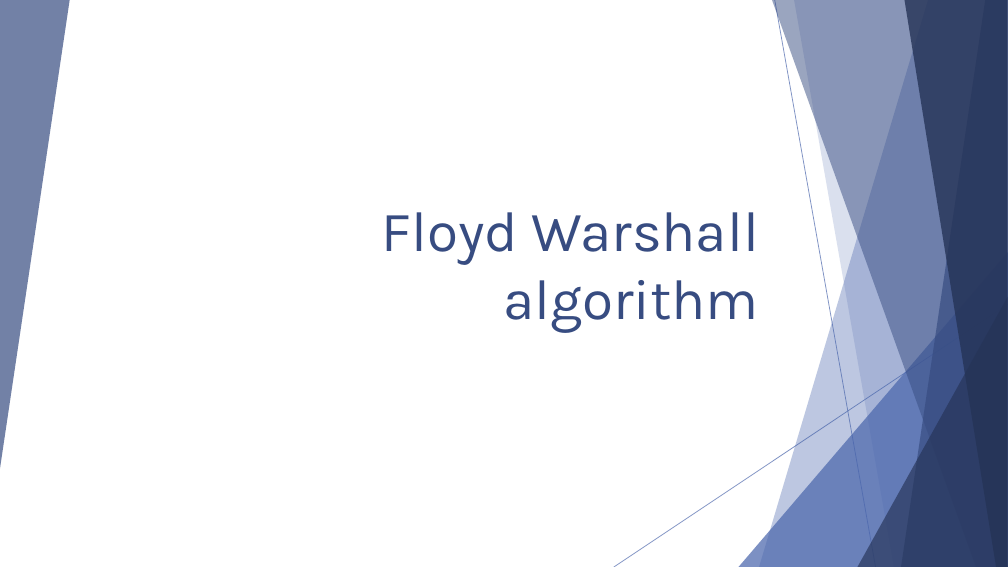
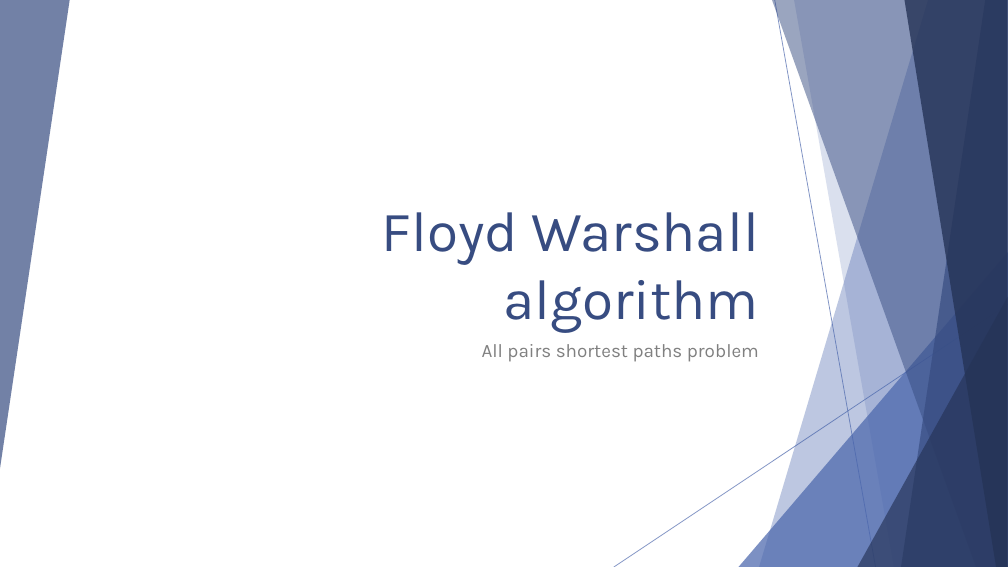
Before and after one commit to polyanos/INFDEV01-6A, a slide deck: slide 13 of Slides/Week 6 - Dynamic Programming, Floyd Warshall.pptx. Drawn at 1008x567 pixels with LibreOffice and Linux fonts; fonts in the diff are those of the drawing. Boxes give left, top, right and bottom in pixels: in the first picture for what was removed or moved away, otherwise in the second. Text is boxed around its words. In the diff, an @@ line names an element or a change of style, - is before the commit and + after.

```diff
--- a/Slides/Week 6 - Dynamic Programming, Floyd Warshall.pptx
+++ b/Slides/Week 6 - Dynamic Programming, Floyd Warshall.pptx
@@ subtitle added at (482,344,759,362), 18 pt, text #808080 @@
+All pairs shortest paths problem
```
Also in this commit, not shown: 18 slides added, 1 other file.
